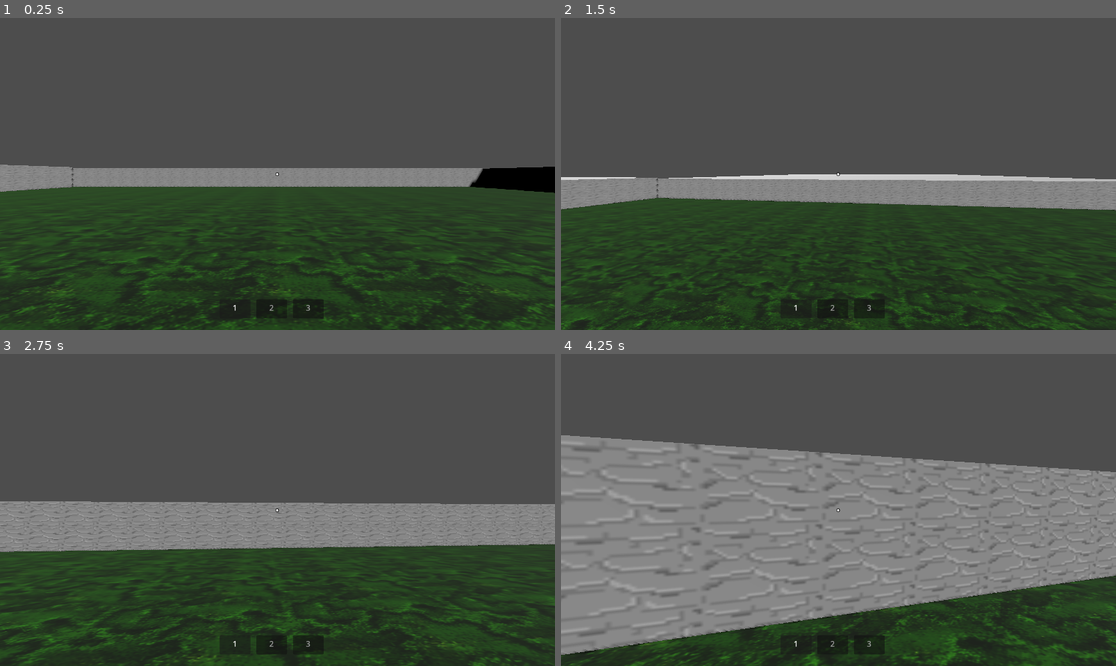
Above: before the commit, frames 1-4 (two rows, left to right).
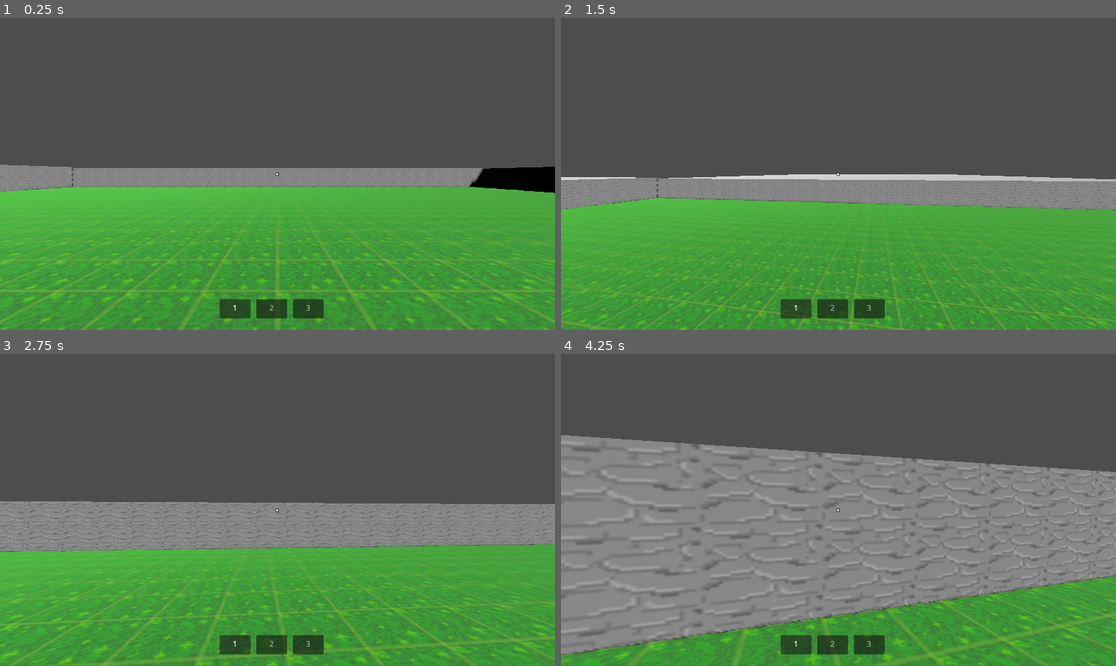
Above: after the commit, the same moments.

Repository: Mooshem/Software-Fungineers
Game: Godot game, scene res://Levels/sandbox.tscn
Two runs of this game, one before a commit and one after it. Both use one fixed random seed, a clock stepped at 60 frames per second and the inputs below.
Inputs (mouse positions are in pixels of both pictures, inside the frame that each line leads up to):
- Up to frame 1 (0.25 s): no input
- Up to frame 2 (1.5 s): tap Enter at 0.5 s; move the mouse to (866, 174) at 0.52 s; press the mouse at (866, 174) at 0.53 s; hold W (move_forward) from 0.53 s (still down); tap Space (jump) at 0.77 s; move the mouse to (810, 174) at 1.27 s; release the mouse at (810, 174) at 1.28 s; right-click (810, 174) at 1.35 s
- Up to frame 3 (2.75 s): keep holding W (move_forward); tap Space (jump) at 1.52 s; move the mouse to (288, 503) at 2.02 s; hold Shift (running) from 2.03 s (still down)
- Up to frame 4 (4.25 s): keep holding W (move_forward); move the mouse to (832, 516) at 2.77 s; release Shift (running) at 2.78 s; tap Mouse wheel down (scroll_down) at 2.85 s; tap Space (jump) at 3.02, 3.77 s; move the mouse to (877, 513) at 3.52 s; tap Mouse wheel up (scroll_up) at 3.6 s

The runs differ from the first frame. In frame 1, 46% of the frame differs, in the area x 0-100%, y 54-100%; in frame 2, 40%; in frame 3, 38%; in frame 4, 16%.

Commit message:
Fixed floor and broken wall

Diff:
--- a/coding-cubed/Levels/sandbox.tscn
+++ b/coding-cubed/Levels/sandbox.tscn
@@ -1,8 +1,8 @@
 [gd_scene format=3 uid="uid://d3bhnn7n85gkl"]
 
 [ext_resource type="PackedScene" uid="uid://bn86nsjl8plpi" path="res://Player/player.tscn" id="1_7t7j1"]
-[ext_resource type="Texture2D" uid="uid://qqn7a62l2syi" path="res://assets/PNGs/grass.png" id="2_fukds"]
 [ext_resource type="Texture2D" uid="uid://bngv356x2wv6p" path="res://assets/PNGs/block-2.png" id="2_o45c4"]
+[ext_resource type="Texture2D" uid="uid://o3hwhlhii1wh" path="res://assets/PNGs/grass2.png" id="3_o45c4"]
 
 [sub_resource type="StandardMaterial3D" id="StandardMaterial3D_o45c4"]
 albedo_texture = ExtResource("2_o45c4")
@@ -14,9 +14,8 @@
 [sub_resource type="BoxShape3D" id="BoxShape3D_7t7j1"]
 
 [sub_resource type="StandardMaterial3D" id="StandardMaterial3D_fmlkh"]
-albedo_texture = ExtResource("2_fukds")
-albedo_texture_force_srgb = true
-uv1_scale = Vector3(50, 50, 50)
+albedo_texture = ExtResource("3_o45c4")
+uv1_scale = Vector3(150, 100, 1)
 
 [sub_resource type="BoxMesh" id="BoxMesh_um60u"]
 material = SubResource("StandardMaterial3D_fmlkh")
@@ -40,6 +39,7 @@
 mesh = SubResource("BoxMesh_fmlkh")
 
 [node name="CollisionShape3D" type="CollisionShape3D" parent="NorthWall" unique_id=1984020996]
+transform = Transform3D(1, 0, 0, 0, 1, 0, 0, 0, 1, 0, 0.94937587, 0)
 visibility_parent = NodePath("../MeshInstance3D")
 shape = SubResource("BoxShape3D_7t7j1")
 
Binary file added: coding-cubed/assets/PNGs/grass2.png
Not shown, added: coding-cubed/assets/PNGs/grass2.png.import
Not shown, changed: .DS_Store
Not shown, changed: coding-cubed/.DS_Store
